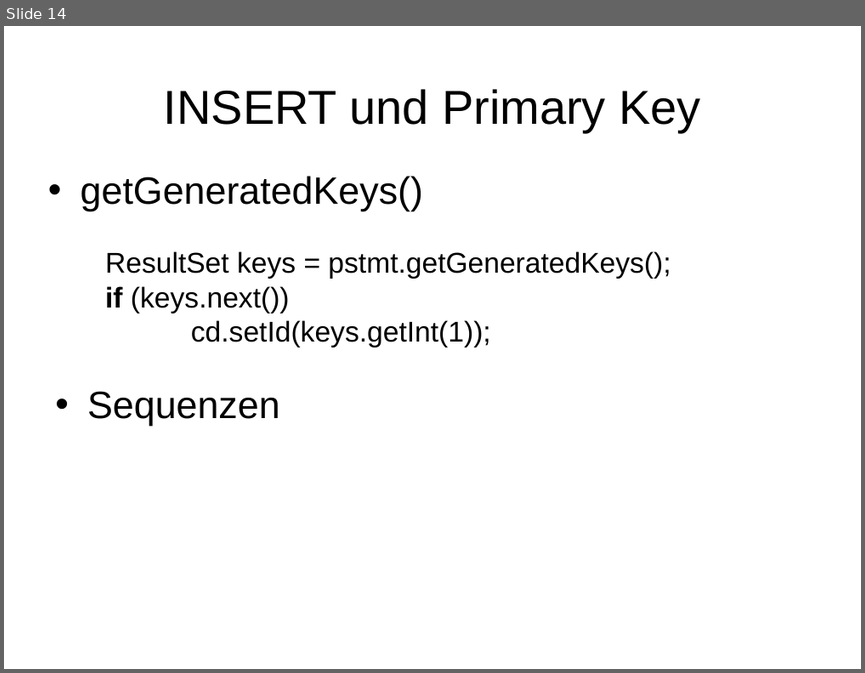
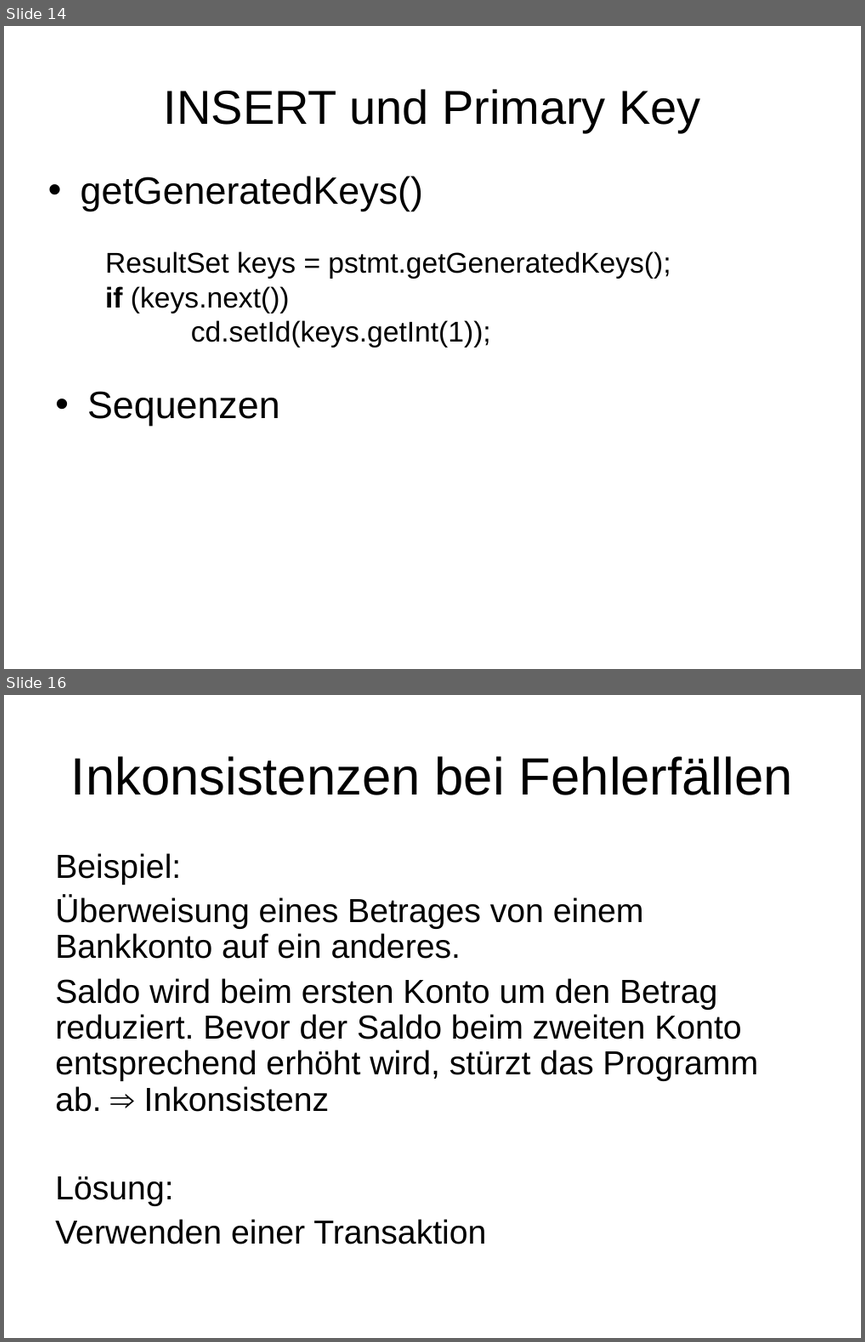
Before and after one commit to scorpa/pr-gse, a slide deck: wiki/ppt/ORM.ppt. Shown one above the other, each under a label of ours: slide 14 before the commit, slides 14 and 16 after it; the slides between them are not shown. The pictures are 865x673 and 865x1342 pixels, drawn with LibreOffice and Linux fonts; fonts in the diff are those of the drawing. Boxes give left, top, right and bottom in pixels: in the first picture for what was removed or moved away, otherwise in the second. Text is boxed around its words. In the diff, an @@ line names an element or a change of style, - is before the commit and + after.

```diff
--- a/wiki/ppt/ORM.ppt
+++ b/wiki/ppt/ORM.ppt
@@ slide 16 added at (4, 695, 861, 1338), background #FFFFFF @@
@@ title added at (71, 756, 793, 795), 44 pt, text #000000 @@
+Inkonsistenzen bei Fehlerfällen
@@ text added at (55, 853, 758, 1244), 28 pt, text #000000 @@
+Beispiel:
+Überweisung eines Betrages von einem Bankkonto auf ein anderes.
+Saldo wird beim ersten Konto um den Betrag reduziert. Bevor der Saldo beim zweiten Konto entsprechend erhöht wird, stürzt das Programm ab. ⇒ Inkonsistenz
+Lösung:
+Verwenden einer Transaktion
```
Also in this commit, not shown: 1 slide changed, 6 other slides added, 13 other files.
